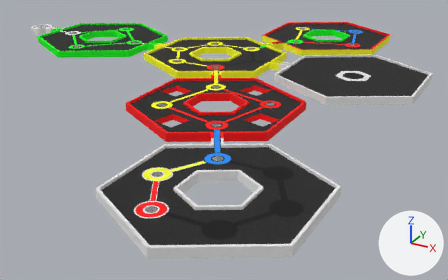
The COLLADA model src/levels/smallgrid/art/gravitationalRacing/hubWorld/level_select.dae, before and after one commit.
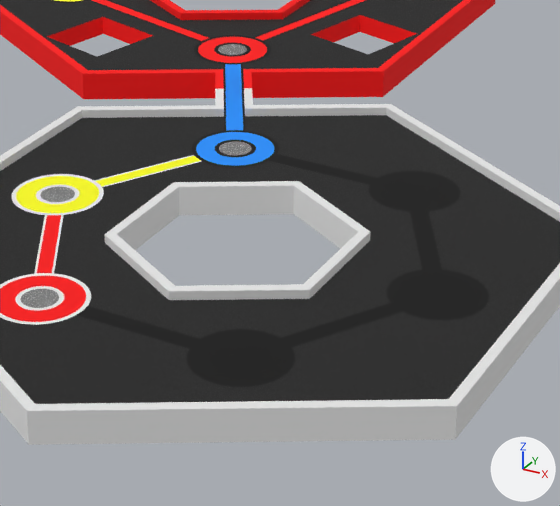
Old and new are each drawn whole from a 50 mm lens placed at (571.0, -218.0, 186.0), pointed at (301.0, 274.0, -60.0) and again close up on the part from 31% to 73% of the width and 39% to 100% of the height. Every picture has the same lights, and +X, +Y and +Z are marked at lower right. Vertices at the same position are counted once.

In view in the first close-up: 'SketchUp'.
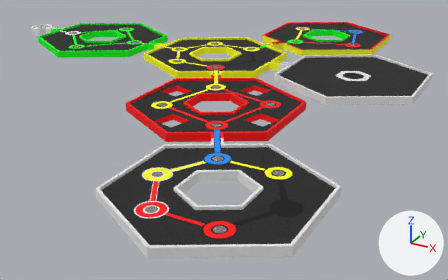
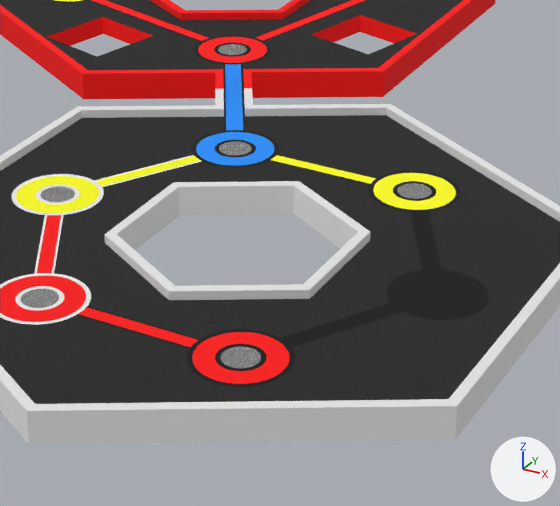
Location of each change, [x1, y1, x2, y2] in pixels of the close-ups (560 x 506 px; the box of a moved part takes in the faces that stretch with it):
part 1 of me_sketchup, moved or reshaped: [0, 0, 560, 403] in both
part 2 of me_sketchup, recoloured (black to grey): before [221, 183, 432, 368]; after [221, 183, 431, 368]
part 3 of me_sketchup, recoloured (black to yellow): [373, 173, 456, 210] in both
part 4 of me_sketchup, recoloured (black to red): [192, 335, 289, 384] in both

The change, as a diff of the scene's bpy script:
```diff
--- a/src/levels/smallgrid/art/gravitationalRacing/hubWorld/level_select.dae.py
+++ b/src/levels/smallgrid/art/gravitationalRacing/hubWorld/level_select.dae.py
@@ me_sketchup @@
 # used by ob_sketchup; location = (0.0, 0.0, 0.0)
-me_sketchup.from_pydata(...)  # 12973 vertices, 25978 faces; spans x 0.0..472.0, y 0.0..539.0, z 0.0..7.0
+me_sketchup.from_pydata(...)  # 12975 vertices, 25982 faces; spans x 0.0..472.0, y 0.0..539.0, z 0.0..7.0
+# me_sketchup part 1: 406 vertices moved within x 97.0..461.0, y 26.0..513.0, z 5.0; 2 vertices added at x 131.0, y 358.0..359.0, z 5.0
+# me_sketchup part 2: 88 faces spanning x 425.0..433.0, y 32.0..118.0, z 5.0 switch from mat_black (picture img_black_png) to mat_portal (picture img_portal_jpg)
+# me_sketchup part 3: 146 faces spanning x 394.0..438.0, y 105.0..123.0, z 5.0 switch from mat_black (picture img_black_png) to mat_yellowemissive (picture img_yellowemissive_png)
+# me_sketchup part 4: 55 faces spanning x 419.0..438.0, y 27.0..45.0, z 5.0 switch from mat_black (picture img_black_png) to mat_redemissive (picture img_redemissive_png)
 me_sketchup.materials.append(mat_greenemissive)
```
